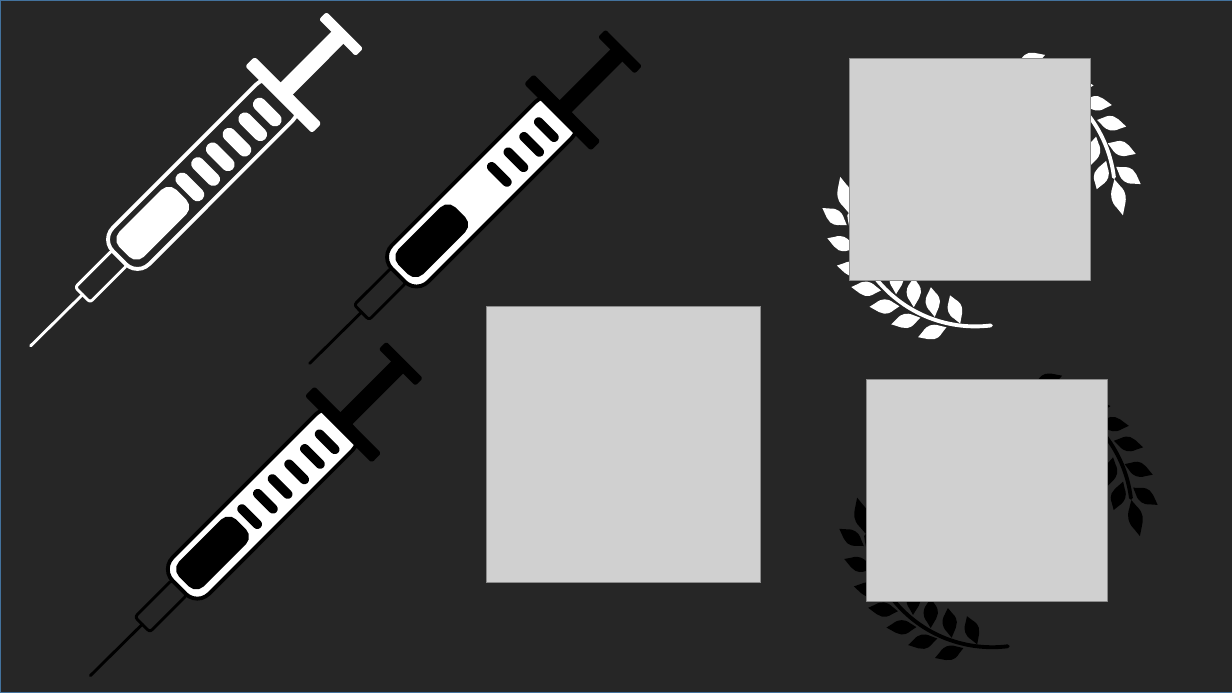
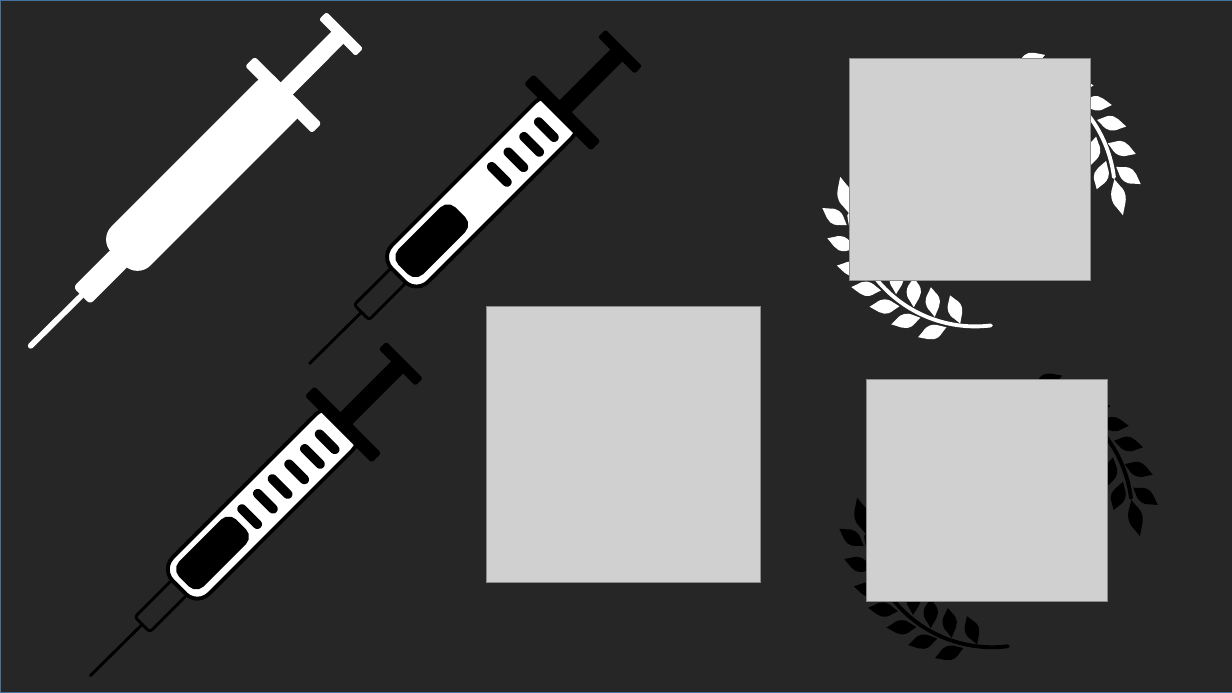
Before and after one commit to fafi-svg/App_web_vacunas, a slide deck: slide 4 of Documents_Desing/Diseños_veterinaria_vacunas.pptx. Drawn at 1232x693 pixels with LibreOffice and Linux fonts; fonts in the diff are those of the drawing; grey boxes stand for pictures. Boxes give left, top, right and bottom in pixels: in the first picture for what was removed or moved away, otherwise in the second. Text is boxed around its words. In the diff, an @@ line names an element or a change of style, - is before the commit and + after.

```diff
--- a/Documents_Desing/Diseños_veterinaria_vacunas.pptx
+++ b/Documents_Desing/Diseños_veterinaria_vacunas.pptx
@@ freeform shape added at [101,73,304,276], fill #FFFFFF, outline #FFFFFF 3 pt @@
@@ group removed at [101,73,304,276]: 8 rounded rectangles @@
@@ rounded rectangle at [75,250,127,302]: fill none to #FFFFFF @@
@@ line (82, 295) - (30, 346): stroke #FFFFFF 2.25 pt to #FFFFFF 4.5 pt @@
```
Also in this commit, not shown: 1 other slide changed, 8 other files.
